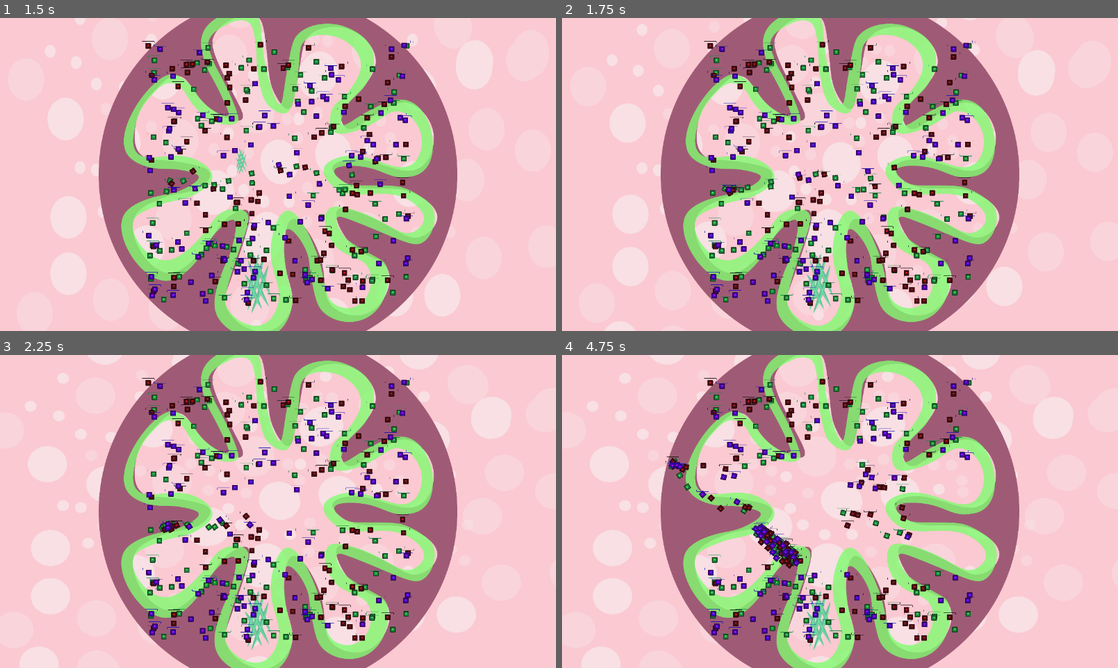
Above: before the commit, frames 1-4 (two rows, left to right).
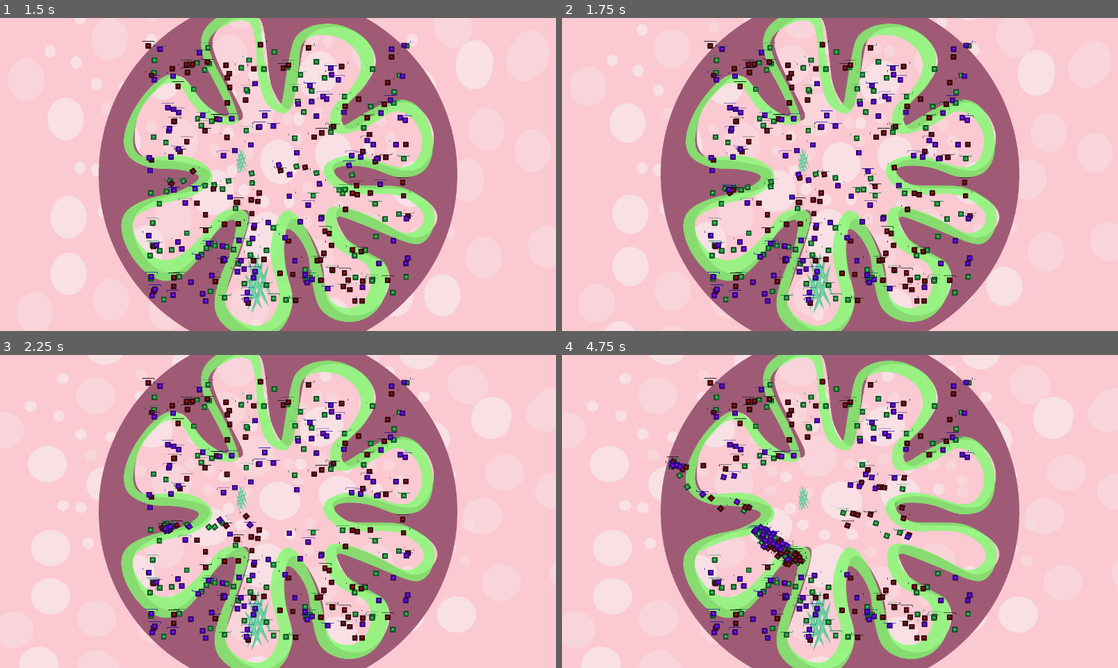
Above: after the commit, the same moments.

Repository: mihaelagrigore/Gutstuck
Game: Godot game, scene res://Sources/Levels/Level_1.tscn
The game is run twice, just before and just after one commit, with the same random seed, the same clock (stepped at 60 frames per second) and the same inputs. The engine's default icon, where the game draws it, is replaced by a stand-in: a white triangle on a blue panel in a dark square.
Inputs (mouse positions are in pixels of both pictures, inside the frame that each line leads up to):
- Up to frame 1 (1.5 s): move the mouse to (400, 158) at 0.52 s; press the mouse at (400, 158) at 0.53 s; move the mouse to (166, 190) at 1.27 s; release the mouse at (166, 190) at 1.28 s; right-click (166, 190) at 1.35 s
- Up to frame 2 (1.75 s): no input
- Up to frame 3 (2.25 s): move the mouse to (333, 442) at 2.02 s; press the mouse at (333, 442) at 2.03 s
- Up to frame 4 (4.75 s): move the mouse to (812, 574) at 2.77 s; release the mouse at (812, 574) at 2.78 s; right-click (812, 574) at 2.85 s; move the mouse to (1006, 558) at 3.52 s; press the mouse at (1006, 558) at 3.53 s; move the mouse to (673, 464) at 4.27 s; release the mouse at (673, 464) at 4.28 s; right-click (673, 464) at 4.35 s

Frame 1 is identical in both runs. In frame 2, less than 0.1% of the frame differs, in the area x 42-45%, y 41-50%; in frame 3, 0.2%; in frame 4, 0.7%, in the area x 33-45%, y 41-69%.
Error after the commit: Parse Error: The identifier "state" isn't declared in the current scope. (res://Sources/Nutrients/F_Nutrients/F_Nutrient_A2D.gd:13)

Commit message:
Added Nutrient scene, which will be inherited by F_Nutrient and G_Nutrient scenes changed Nutrient type back to KinematicBody2D

Diff:
--- a/Gutstuck_Project/Sources/Nutrients/F_Nutrients/F_Nutrient.gd
+++ b/Gutstuck_Project/Sources/Nutrients/F_Nutrients/F_Nutrient.gd
@@ -18,9 +18,42 @@
 		#TODO: replace Sprite with a
 		#Particle2D explosion effect
 
-
 		#last thing I do: I delete myelf from memory
 		queue_free()
 		# wait, is it possible that another bacteria was waiting in line
 		# to feed on me and now will get smth like a NULL pointer exception ?
-#	pass
+#
+
+func _on_F_Nutrient_A2D_body_entered(body) -> void:
+	print("Body entered event")
+	if body.is_in_group("Bacteria"):
+		#add bacteria to the nutrient's list of bacterias
+		#that are feeding on it
+		colliding_bacteria.append(body)
+
+		#add myself to the list that the bacteria keeps
+		#it doesn't keep a list anymore
+		#body.colliding_nutrient.append(self)
+
+		#change my state
+		state_set(STATE_ATTACKED)
+
+func _on_F_Nutrient_A2D_body_exited(body: PhysicsBody2D) -> void:
+	print("Body exited event")
+	if body.is_in_group("Bacteria"):
+		#remove the bacteria from the list of bacteria
+		#currently feeding on this nutrient
+		colliding_bacteria.erase(body)
+		if colliding_bacteria.empty():
+			#no longer under attack
+			state = STATE_CHILL
+
+		#remove this nutrient from the colliding bacteria's
+		#list of nutrients that it's currently feeding on
+		#body.colliding_nutrients.remove(body.colliding_nutrients.find(self))
+
+func _on_BacteriaInteraction_body_entered(body: PhysicsBody2D) -> void:
+	pass # Replace with function body
+
+func _on_BacteriaInteraction_body_exited(body: PhysicsBody2D) -> void:
+	pass # Replace with function body.
--- a/Gutstuck_Project/Sources/Nutrients/F_Nutrients/F_Nutrient.tscn
+++ b/Gutstuck_Project/Sources/Nutrients/F_Nutrients/F_Nutrient.tscn
@@ -1,22 +1,26 @@
 [gd_scene load_steps=4 format=2]
 
-[ext_resource path="res://Sources/Nutrients/F_Nutrients/F_Nutrient.gd" type="Script" id=1]
-[ext_resource path="res://Assets/Textures/Asset_fiber.png" type="Texture" id=2]
+[ext_resource path="res://Sources/Nutrients/Nutrient.tscn" type="PackedScene" id=1]
+[ext_resource path="res://Sources/Nutrients/F_Nutrients/F_Nutrient.gd" type="Script" id=2]
+[ext_resource path="res://Assets/Textures/Asset_fiber.png" type="Texture" id=3]
 
-[sub_resource type="CapsuleShape2D" id=1]
-radius = 14.701
-height = 37.4913
+[node name="F_Nutrient" index="0" instance=ExtResource( 1 )]
+script = ExtResource( 2 )
 
-[node name="F_Nutrient" type="KinematicBody2D"]
-script = ExtResource( 1 )
+[node name="CollisionShape2D" parent="." index="0"]
+position = Vector2( -0.49007, 0.698456 )
 
-[node name="Exploding fiber" type="Particles2D" parent="."]
+[node name="Sprite" parent="." index="1"]
+position = Vector2( 0.317303, 0.323101 )
+scale = Vector2( 0.3, 0.3 )
+texture = ExtResource( 3 )
 
-[node name="Fiber" type="Sprite" parent="."]
-position = Vector2( 22, 24.773 )
-scale = Vector2( 0.3, 0.3 )
-texture = ExtResource( 2 )
+[node name="TextureProgress" parent="." index="2"]
+margin_left = -37.5443
+margin_top = -45.3422
+margin_right = 152.456
+margin_bottom = -0.342167
+value = 100.0
 
-[node name="CollisionShape2D" type="CollisionShape2D" parent="."]
-position = Vector2( 21.7118, 24.7801 )
-shape = SubResource( 1 )
+[node name="CollisionShape2D" parent="BacteriaInteraction" index="0"]
+position = Vector2( -0.529602, 0.529633 )
--- a/Gutstuck_Project/Sources/Nutrients/F_Nutrients/F_Nutrient_A2D.gd
+++ b/Gutstuck_Project/Sources/Nutrients/F_Nutrients/F_Nutrient_A2D.gd
@@ -1,4 +1,4 @@
-extends Nutrient
+#extends Nutrient
 
 # Called when the node enters the scene tree for the first time.
 func _ready():
@@ -17,7 +17,6 @@
 
 		#TODO: replace Sprite with a
 		#Particle2D explosion effect
-
 
 		#last thing I do: I delete myelf from memory
 		queue_free()
--- /dev/null
+++ b/Gutstuck_Project/Sources/Nutrients/F_Nutrients/F_Nutrient_old.gd
@@ -0,0 +1,26 @@
+extends Nutrient
+
+# Called when the node enters the scene tree for the first time.
+func _ready():
+	pass # Replace with function body.
+
+func _physics_process(delta: float) -> void:
+	#what to do here ?
+	pass
+
+# Called every frame. 'delta' is the elapsed time since the previous frame.
+func _process(delta: float) -> void:
+	if (state == STATE_DEPLETED):
+		#to prevent anyone from colliding into me
+		#until I completely die
+		get_node("CollisionShape2D").disabled = true
+
+		#TODO: replace Sprite with a
+		#Particle2D explosion effect
+
+
+		#last thing I do: I delete myelf from memory
+		queue_free()
+		# wait, is it possible that another bacteria was waiting in line
+		# to feed on me and now will get smth like a NULL pointer exception ?
+#	pass
--- /dev/null
+++ b/Gutstuck_Project/Sources/Nutrients/F_Nutrients/F_Nutrient_old.tscn
@@ -0,0 +1,23 @@
+[gd_scene load_steps=4 format=2]
+
+[ext_resource path="res://Sources/Nutrients/F_Nutrients/F_Nutrient_old.gd" type="Script" id=1]
+[ext_resource path="res://Assets/Textures/Asset_fiber.png" type="Texture" id=2]
+
+
+[sub_resource type="CapsuleShape2D" id=1]
+radius = 14.701
+height = 37.4913
+
+[node name="F_Nutrient_old" type="KinematicBody2D"]
+script = ExtResource( 1 )
+
+[node name="Exploding fiber" type="Particles2D" parent="."]
+
+[node name="Fiber" type="Sprite" parent="."]
+position = Vector2( 22, 24.773 )
+scale = Vector2( 0.3, 0.3 )
+texture = ExtResource( 2 )
+
+[node name="CollisionShape2D" type="CollisionShape2D" parent="."]
+position = Vector2( 21.7118, 24.7801 )
+shape = SubResource( 1 )
--- a/Gutstuck_Project/Sources/Nutrients/Nutrient.gd
+++ b/Gutstuck_Project/Sources/Nutrients/Nutrient.gd
@@ -1,5 +1,5 @@
-#extends KinematicBody2D
-extends Area2D
+extends KinematicBody2D
+#extends Area2D
 class_name Nutrient
 
 const STATE_CHILL = 0		#nothing happening
--- /dev/null
+++ b/Gutstuck_Project/Sources/Nutrients/Nutrient.tscn
@@ -0,0 +1,34 @@
+[gd_scene load_steps=5 format=2]
+
+[ext_resource path="res://Assets/Textures/Life_Bar_Under.png" type="Texture" id=1]
+[ext_resource path="res://Assets/Textures/Life_Bar.png" type="Texture" id=2]
+
+[sub_resource type="CapsuleShape2D" id=2]
+radius = 9.32208
+
+[sub_resource type="CapsuleShape2D" id=1]
+radius = 11.0275
+height = 35.3231
+
+[node name="Nutrient" type="KinematicBody2D"]
+
+[node name="CollisionShape2D" type="CollisionShape2D" parent="."]
+position = Vector2( -1.52588e-005, 0.0592499 )
+shape = SubResource( 2 )
+
+[node name="Sprite" type="Sprite" parent="."]
+
+[node name="TextureProgress" type="TextureProgress" parent="."]
+margin_left = -38.2505
+margin_top = -50.7141
+margin_right = 151.749
+margin_bottom = -5.71407
+rect_scale = Vector2( 0.4, 0.2 )
+texture_under = ExtResource( 1 )
+texture_progress = ExtResource( 2 )
+
+[node name="BacteriaInteraction" type="Area2D" parent="."]
+
+[node name="CollisionShape2D" type="CollisionShape2D" parent="BacteriaInteraction"]
+position = Vector2( 0.470398, 0.529633 )
+shape = SubResource( 1 )
--- a/Gutstuck_Project/project.godot
+++ b/Gutstuck_Project/project.godot
@@ -19,7 +19,7 @@
 "language": "GDScript",
 "path": "res://Sources/System/Input_Manager.gd"
 }, {
-"base": "Area2D",
+"base": "KinematicBody2D",
 "class": "Nutrient",
 "language": "GDScript",
 "path": "res://Sources/Nutrients/Nutrient.gd"
